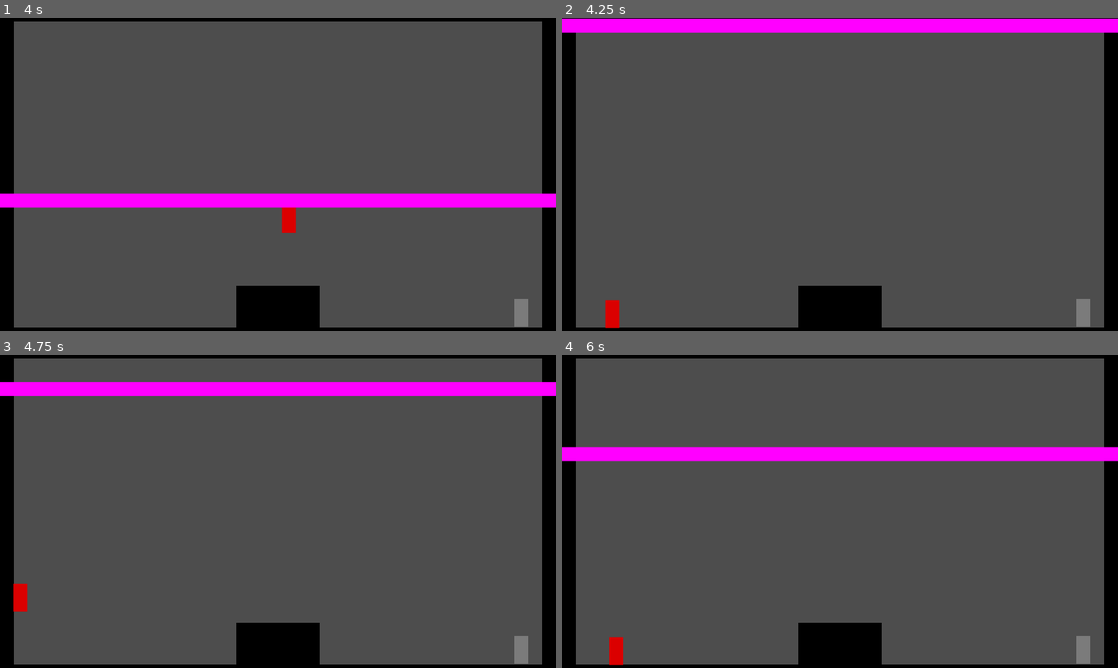
Above: before the commit, frames 1-4 (two rows, left to right).
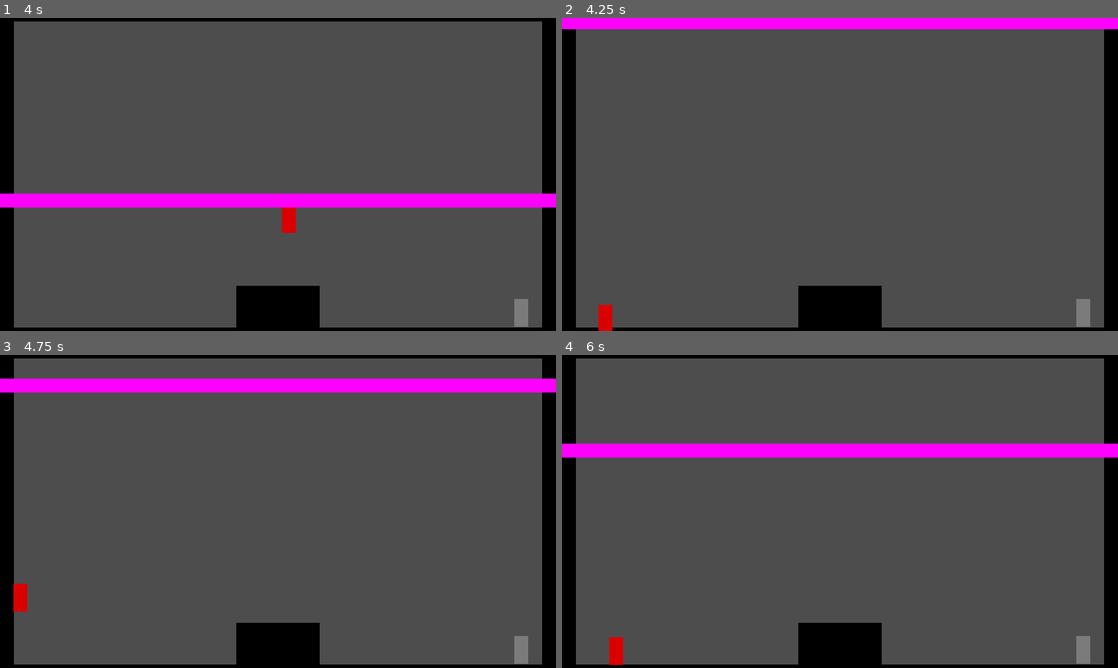
Above: after the commit, the same moments.

Repository: thanikTheDev/shrinking-nightmare
Game: Godot game, scene res://Scenes/Level1.tscn
Same seed, same stepped clock (60 frames per second), same inputs: the game is played once before the commit and once after it.
Inputs:
- Up to frame 1 (4 s): tap Enter at 0.5 s; hold S (crouch) 0.53-1.28 s; hold D (right) 0.53-2.03 s; tap Space (jump) at 0.77, 1.52, 3.02, 3.77 s; tap S (crouch) at 1.35, 2.85 s; hold A (left) 2.03-2.78 s; hold S (crouch) 2.03-2.78 s; hold D (right) from 2.78 s (still down); hold S (crouch) from 3.53 s (still down)
- Up to frame 2 (4.25 s): keep holding D (right); keep holding S (crouch); tap K (restart) at 4.15 s
- Up to frame 3 (4.75 s): release D (right) at 4.28 s; release S (crouch) at 4.28 s; hold A (left) from 4.28 s (still down); tap S (crouch) at 4.35 s; tap Space (jump) at 4.52 s
- Up to frame 4 (6 s): release A (left) at 5.03 s; hold D (right) 5.03-5.78 s; hold S (crouch) 5.03-5.78 s; hold A (left) from 5.78 s (still down); tap S (crouch) at 5.85 s

Frame 1 is identical in both runs. In frame 2, 1.8% of the frame differs, in the area x 0-100%, y 0-100%; in frame 3, 2.2%; in frame 4, 2.7%, in the area x 0-100%, y 28-34%.

Commit message:
Added Reset Button

Diff:
--- a/Scripts/Player.gd
+++ b/Scripts/Player.gd
@@ -11,6 +11,10 @@
 var crouched : bool = false
 var direction : float
 var gravity = ProjectSettings.get_setting("physics/2d/default_gravity")
+
+func _process(delta):
+	if Input.is_action_just_pressed("restart"):
+		game_over()
 
 func _physics_process(delta):
 	var previous_position : Vector2 = global_position
